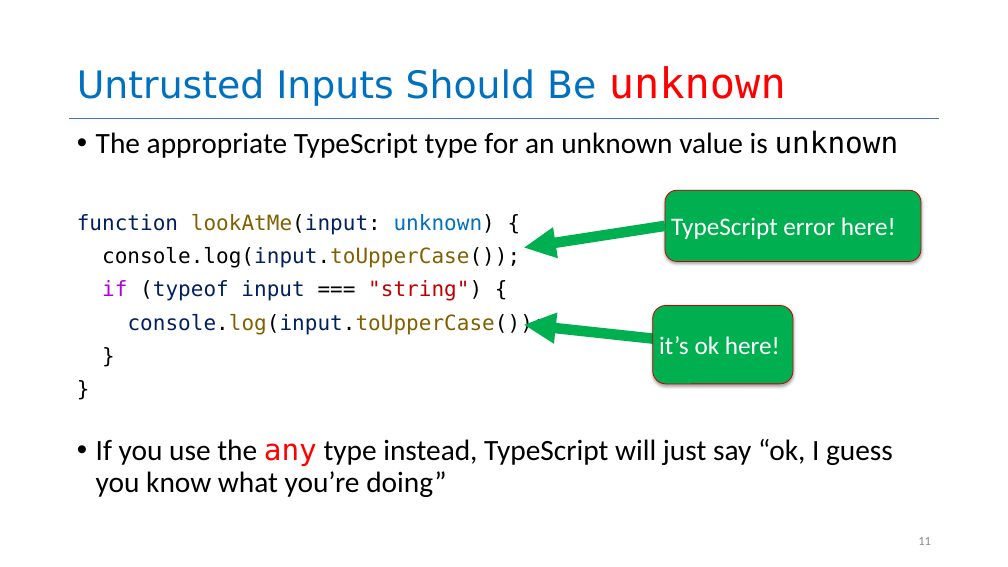
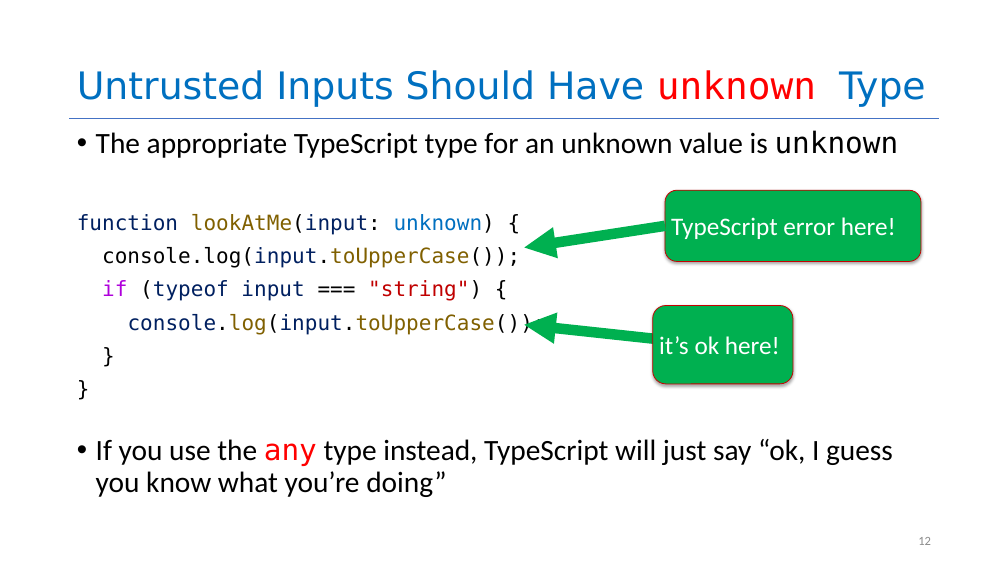
Before and after one commit to rimshaTest/CS4530-Spring-2026, a slide deck: slide 12 of Slides/Module 03.1 Trusting TypeScript.pptx (slide 11 before the commit). Drawn at 1008x567 pixels with LibreOffice and Linux fonts; fonts in the diff are those of the drawing. Boxes give left, top, right and bottom in pixels: in the first picture for what was removed or moved away, otherwise in the second. Text is boxed around its words. In the diff, an @@ line names an element or a change of style, - is before the commit and + after.

```diff
--- a/Slides/Module 03.1 Trusting TypeScript.pptx
+++ b/Slides/Module 03.1 Trusting TypeScript.pptx
@@ title at box(77, 70, 926, 107): text changed @@
-Untrusted Inputs Should Be unknown
+Untrusted Inputs Should Have unknown Type
```
Also in this commit, not shown: 12 other slides changed, 1 slide added, 4 other files.
